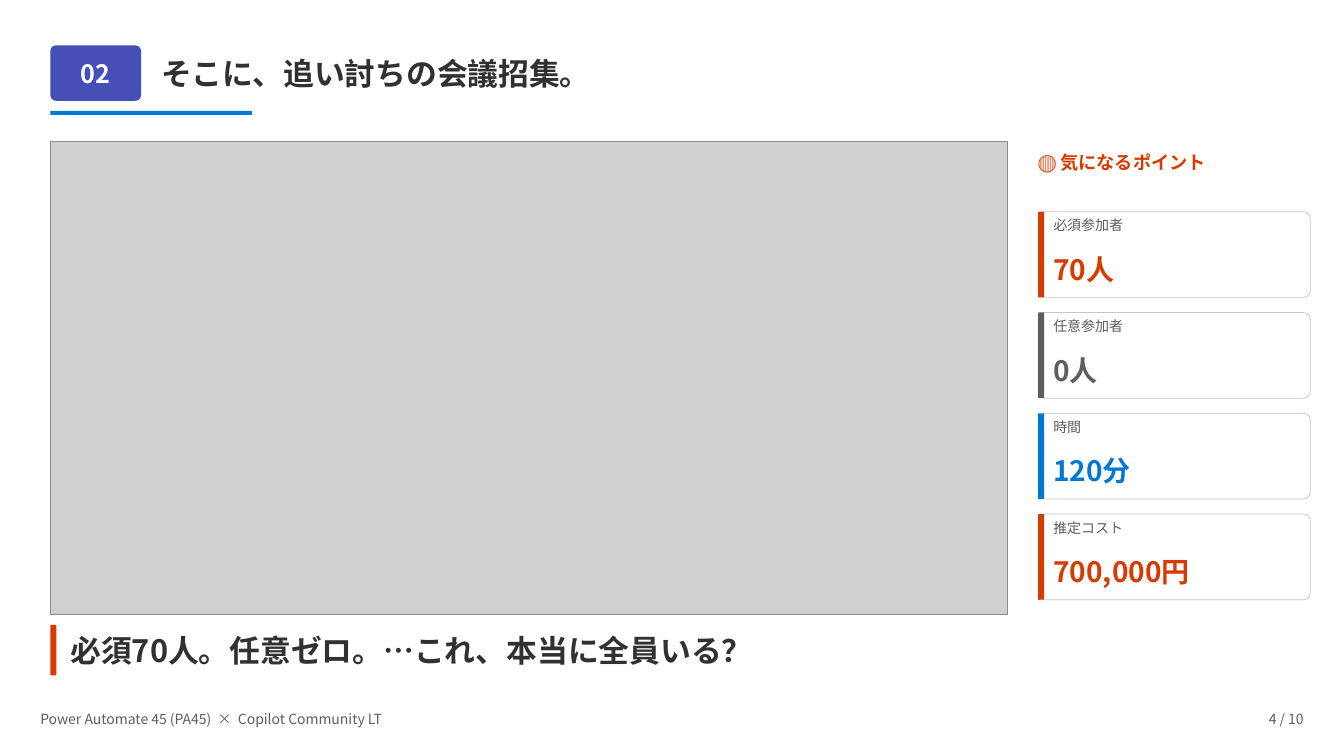
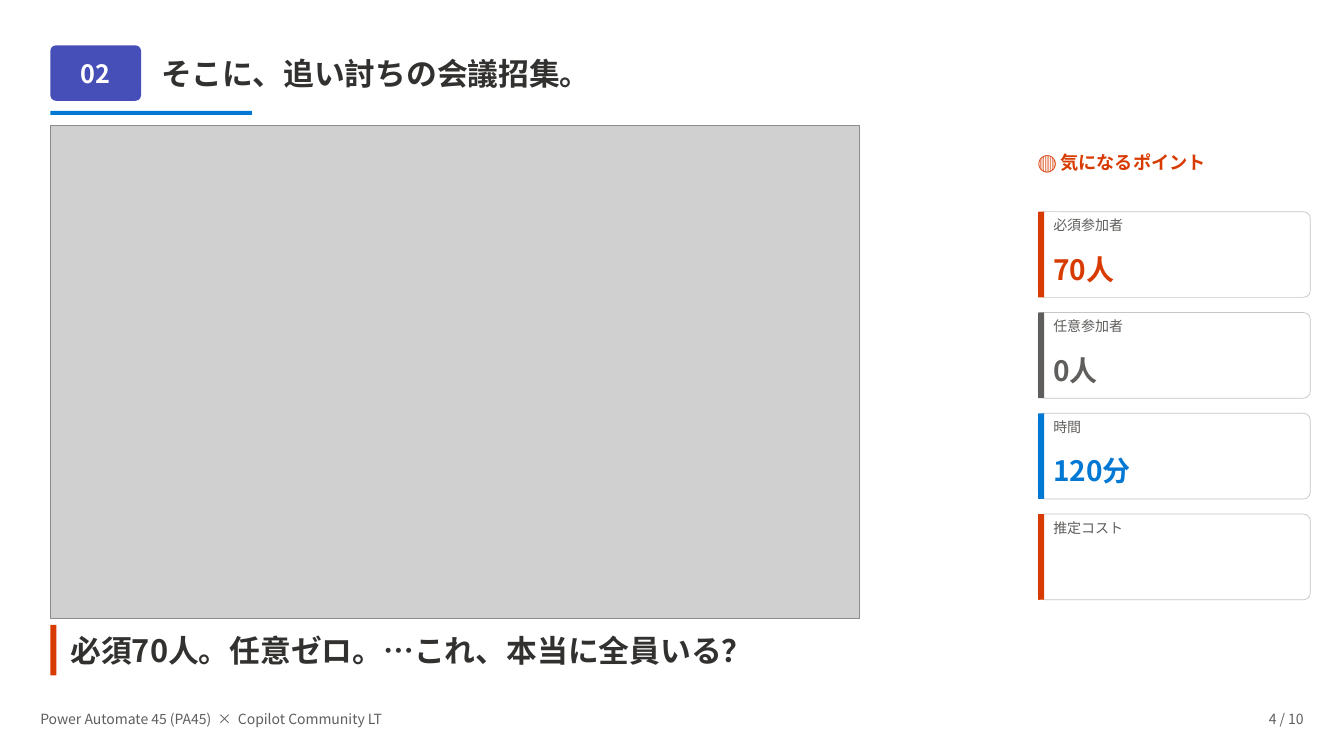
Before and after one commit to Haru-PowerPlatform/pa45, a slide deck: slide 4 of assets/pa45/LT001_Copilot_MeetingCostBot_20260428.pptx. Drawn at 1344x756 pixels with LibreOffice and Linux fonts; fonts in the diff are those of the drawing; grey boxes stand for pictures. Boxes give left, top, right and bottom in pixels: in the first picture for what was removed or moved away, otherwise in the second. Text is boxed around its words. In the diff, an @@ line names an element or a change of style, - is before the commit and + after.

```diff
--- a/assets/pa45/LT001_Copilot_MeetingCostBot_20260428.pptx
+++ b/assets/pa45/LT001_Copilot_MeetingCostBot_20260428.pptx
@@ picture resized from (x1=50, y1=141, x2=1008, y2=615) to (x1=50, y1=126, x2=860, y2=619) @@
@@ text removed at (x1=1053, y1=560, x2=1189, y2=588) @@
-700,000円
```
Also in this commit, not shown: 6 other slides changed, 1 slide removed.
